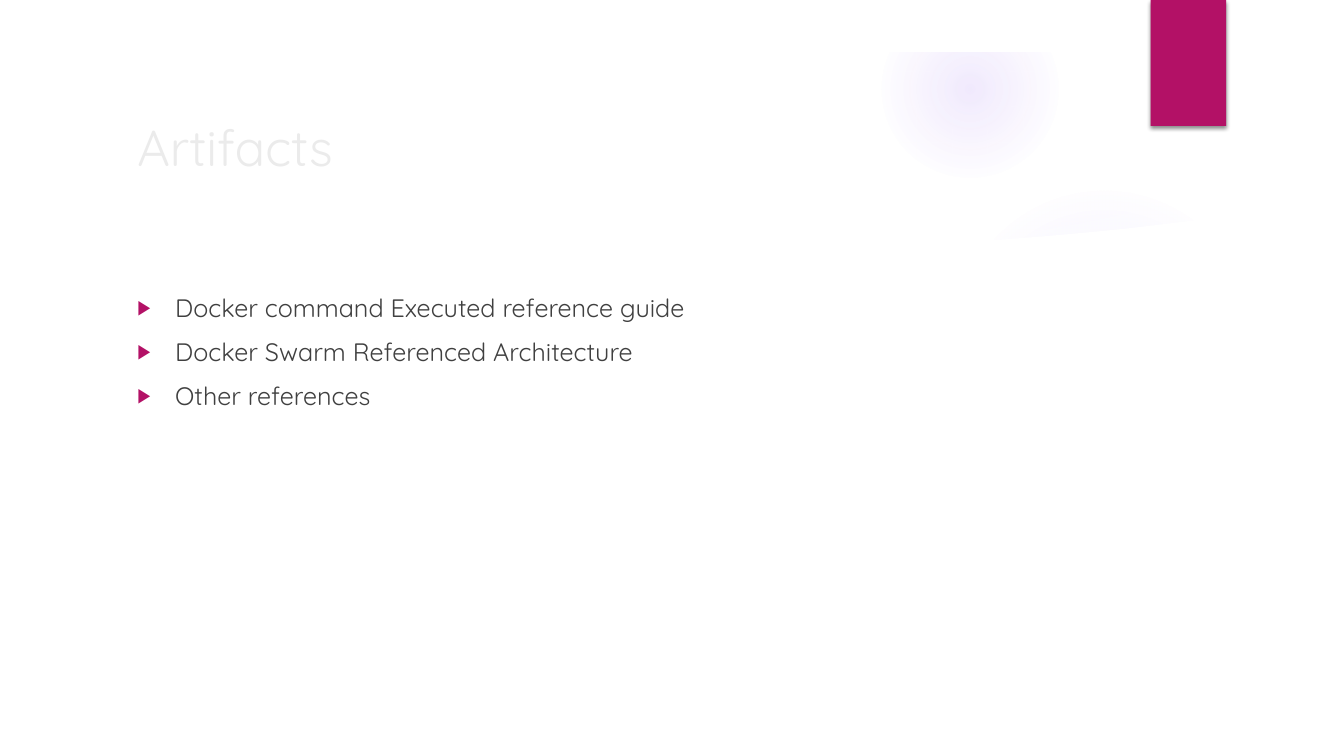
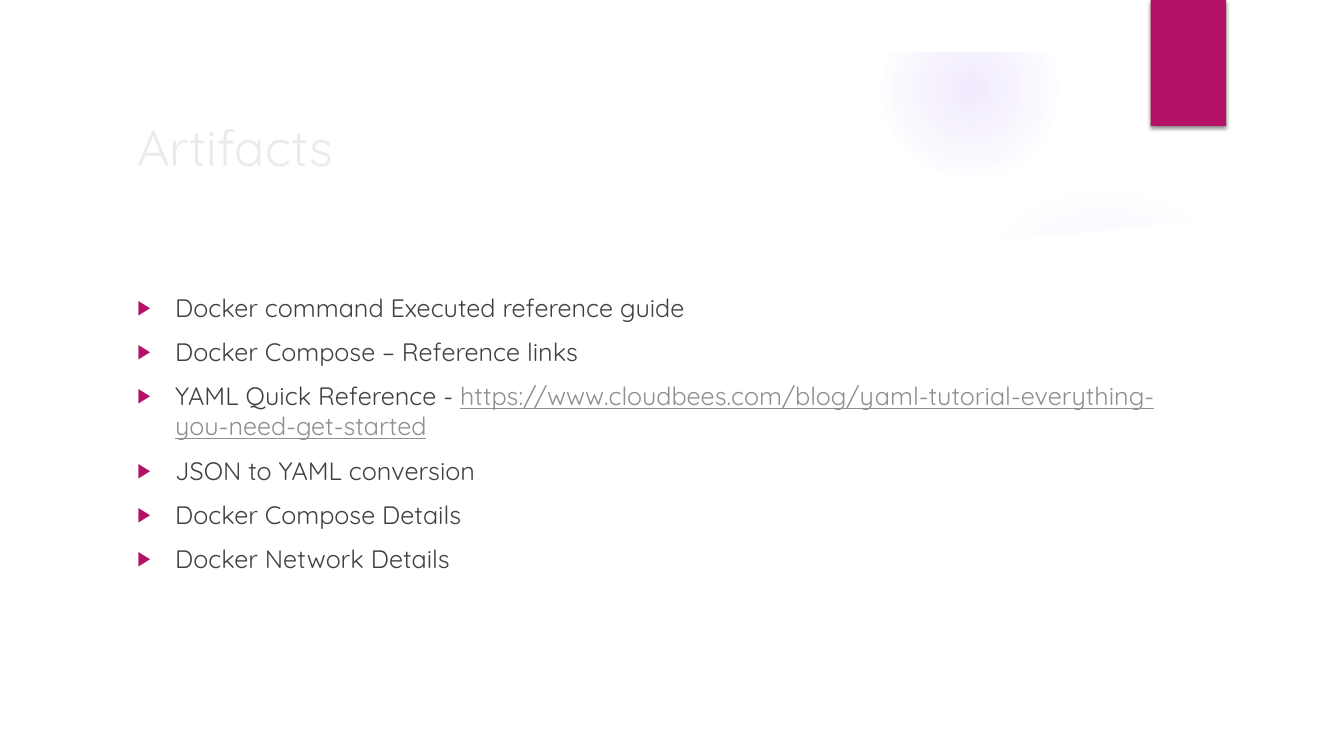
Before and after one commit to deepkumartraining/docker-k8s-April23, a slide deck: slide 5 of Day11/DockerAndKubernetes_Training-Day11.pptx (slide 4 before the commit). Drawn at 1344x756 pixels with LibreOffice and Linux fonts; fonts in the diff are those of the drawing; background and template pictures are left out. Boxes give left, top, right and bottom in pixels: in the first picture for what was removed or moved away, otherwise in the second. Text is boxed around its words. In the diff, an @@ line names an element or a change of style, - is before the commit and + after.

Commit message:
Day 10 and 11 Details updated

```diff
--- a/Day11/DockerAndKubernetes_Training-Day11.pptx
+++ b/Day11/DockerAndKubernetes_Training-Day11.pptx
@@ text at [175,342,1154,569]: text changed @@
-▶ Docker Swarm Referenced Architecture
-▶ Other references
+▶ Docker Compose – Reference links
+▶ YAML Quick Reference - https://www.cloudbees.com/blog/yaml-tutorial-everything-you-need-get-started
+▶ JSON to YAML conversion
+▶ Docker Compose Details
+▶ Docker Network Details
```
Also in this commit, not shown: 1 other slide changed, 2 slides added, 1 slide removed, 3 other files.
